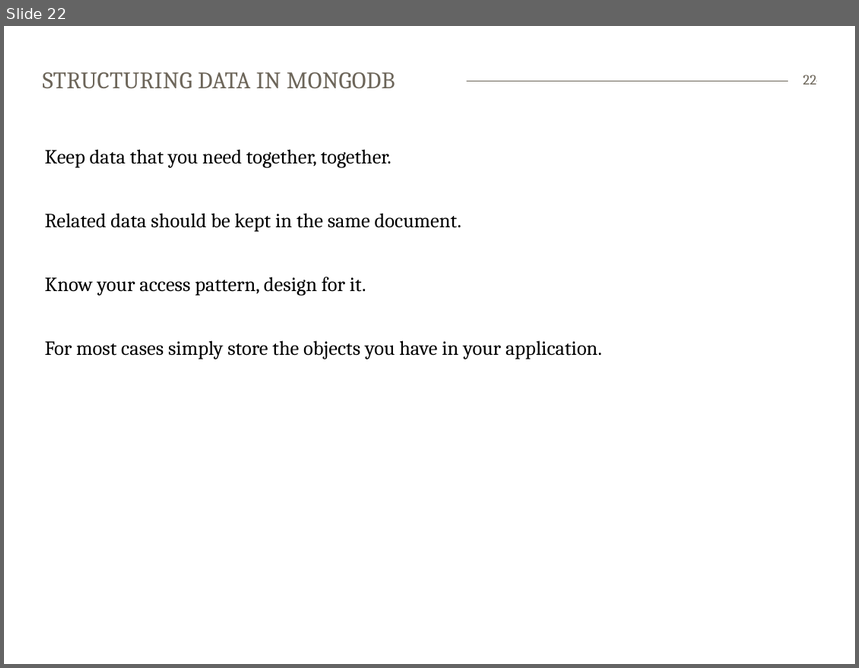
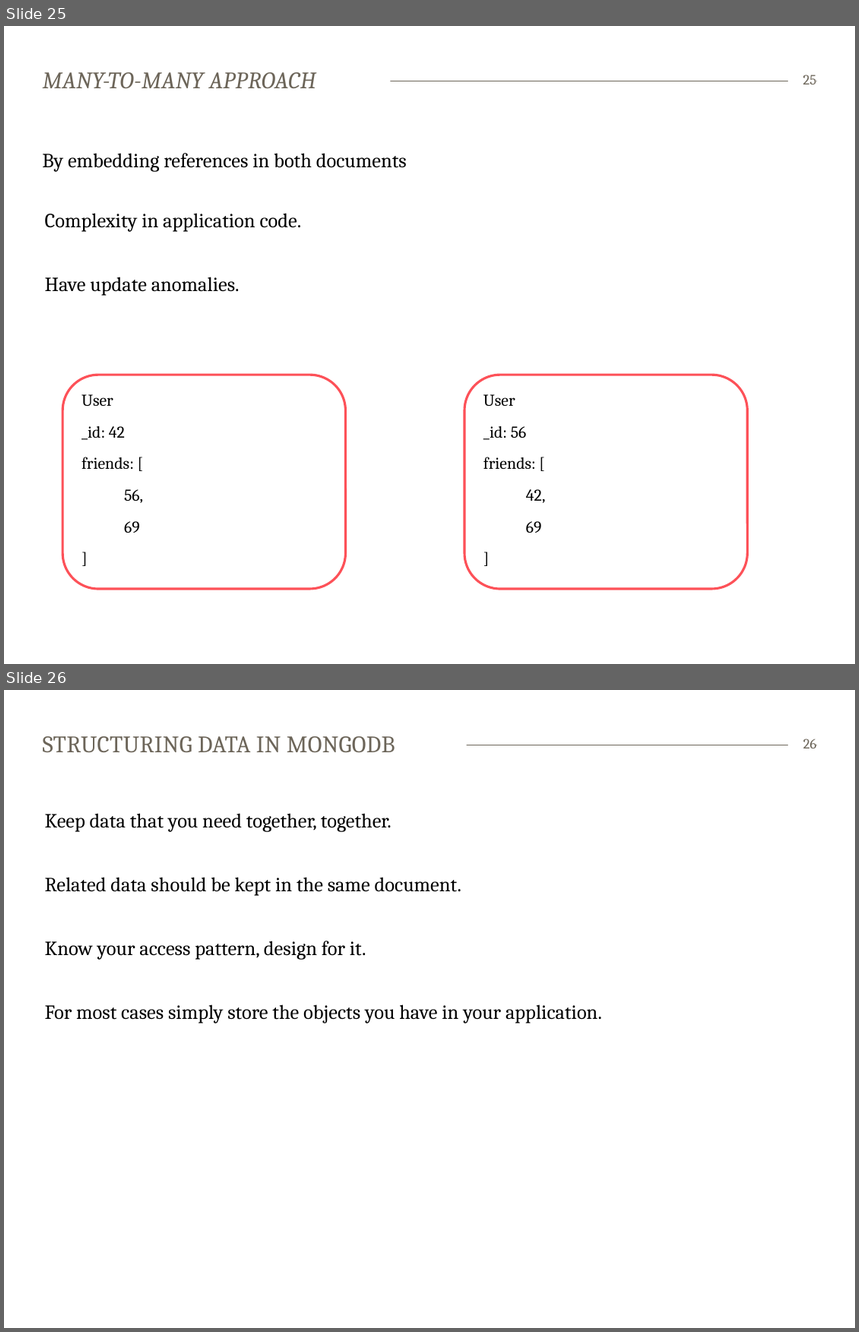
Before and after one commit to bekkopen/databasekurs, a slide deck: mongodb/mongodb-slides.pptx. Shown one above the other, each under a label of ours: slide 22 before the commit, slides 25 and 26 after it. The pictures are 859x668 and 859x1332 pixels, drawn with LibreOffice and Linux fonts; fonts in the diff are those of the drawing. Boxes give left, top, right and bottom in pixels: in the first picture for what was removed or moved away, otherwise in the second. Text is boxed around its words. In the diff, an @@ line names an element or a change of style, - is before the commit and + after.

```diff
--- a/mongodb/mongodb-slides.pptx
+++ b/mongodb/mongodb-slides.pptx
@@ slide 25 added at <box>4,26,855,664</box>, background #FFFFFF; not listed: 1 template element that a slide beside it also shows @@
@@ title added at <box>43,72,316,88</box>, 20 pt, text #6C6559, italic @@
+MANY-TO-MANY APPROACH
@@ page number added at <box>804,75,817,85</box>, 12 pt, text #6C6559 @@
+25
@@ text added at <box>42,153,407,172</box>, 17 pt, text #000000 @@
+By embedding references in both documents
@@ text added at <box>45,213,302,296</box>, 17 pt, text #000000 @@
+Complexity in application code.
+Have update anomalies.
@@ rounded rectangle added at <box>63,375,345,589</box>, fill #FFFFFF, outline #FD5158 2 pt, 14 pt, text #000000 @@
+User
+_id: 42
+friends: [
+56,
+69
+]
@@ rounded rectangle added at <box>465,375,747,589</box>, fill #FFFFFF, outline #FD5158 2 pt, 14 pt, text #000000 @@
+User
+_id: 56
+friends: [
+42,
+69
+]
@@ what was slide 22 is now slide 26 @@
@@ page number at <box>804,739,817,749</box>: text changed @@
-22
+26
```
Also in this commit, not shown: 4 slides changed, 5 other slides added, 4 slides removed.
